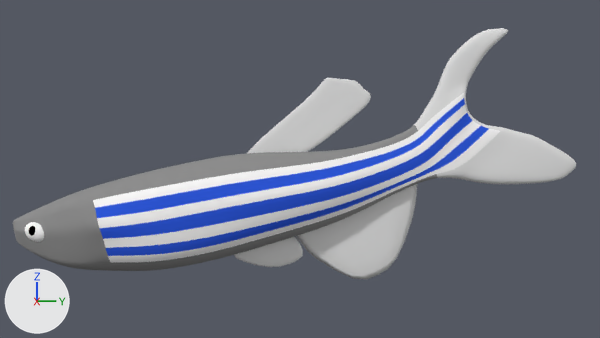
A saved change to the Blender file Models/Zebra_Fish/zebra_fish_10.blend.
The view is the same before and after, from the file's camera 'Camera'. The lights are fixed; the arrows at lower left show +X, +Y and +Z.

Objects in the first picture: 'Large Bottom Fin', 'Small Bottom Fin', 'Top Fin', 'Zebra Fish'.
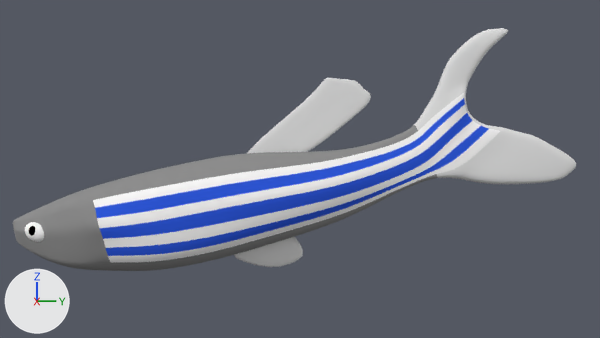
Edits to the scene script, one JSON object a line:
```json
{"op": "remove", "block": "ob_large_bottom_fin", "code": ["ob_large_bottom_fin = bpy.data.objects.new('Large Bottom Fin', me_cube_003)", "ob_large_bottom_fin.parent = ob_zebra_fish", "ob_large_bottom_fin.matrix_parent_inverse = Matrix(((1.0, 0.0, 0.0, 0.0), (0.0, 1.0, 0.0, -1.599), (0.0, 0.0, 1.0, -0.309), (0.0, 0.0, 0.0, 1.0)))", "ob_large_bottom_fin.location = (0.0, 1.951, 0.0976)", "ob_large_bottom_fin.rotation_euler = (0.44, 0.0, 0.0)  # degrees (25, 0, 0)", "ob_large_bottom_fin.scale = (0.127, 0.127, 0.127)"]}
```

Pixel boxes (x1, y1, x2, y2) of what changed, in the pictures (600 x 338 px):
```json
{"object": "Large Bottom Fin", "change": "deleted", "before": [296, 184, 417, 279]}
```
